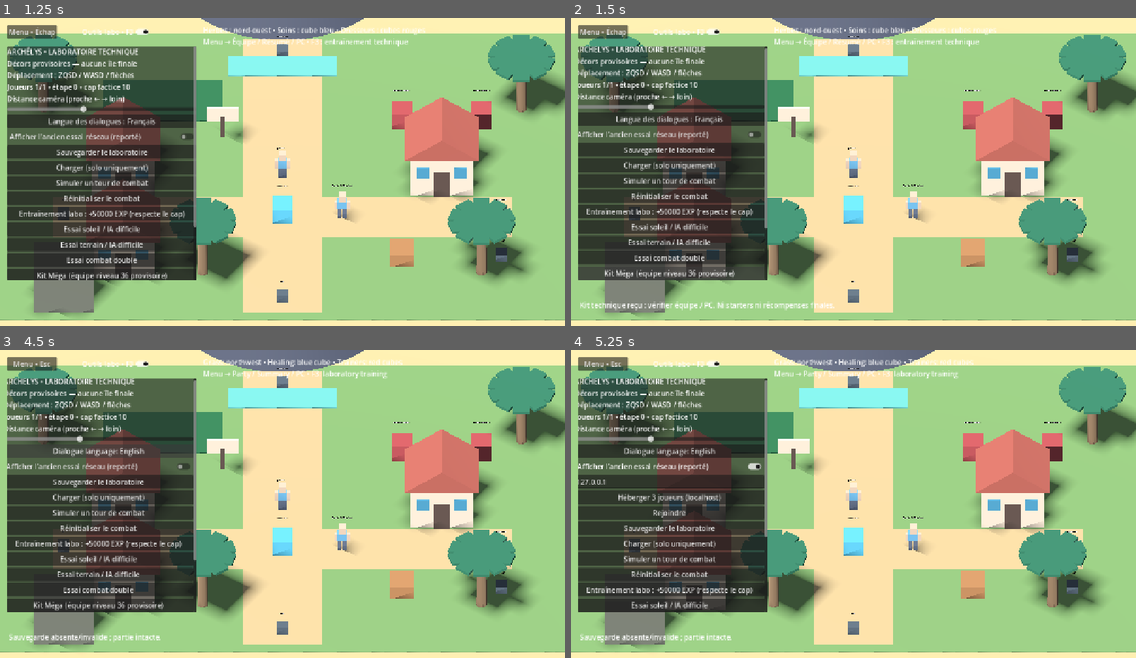
Above: before the commit, frames 1-4 (two rows, left to right).
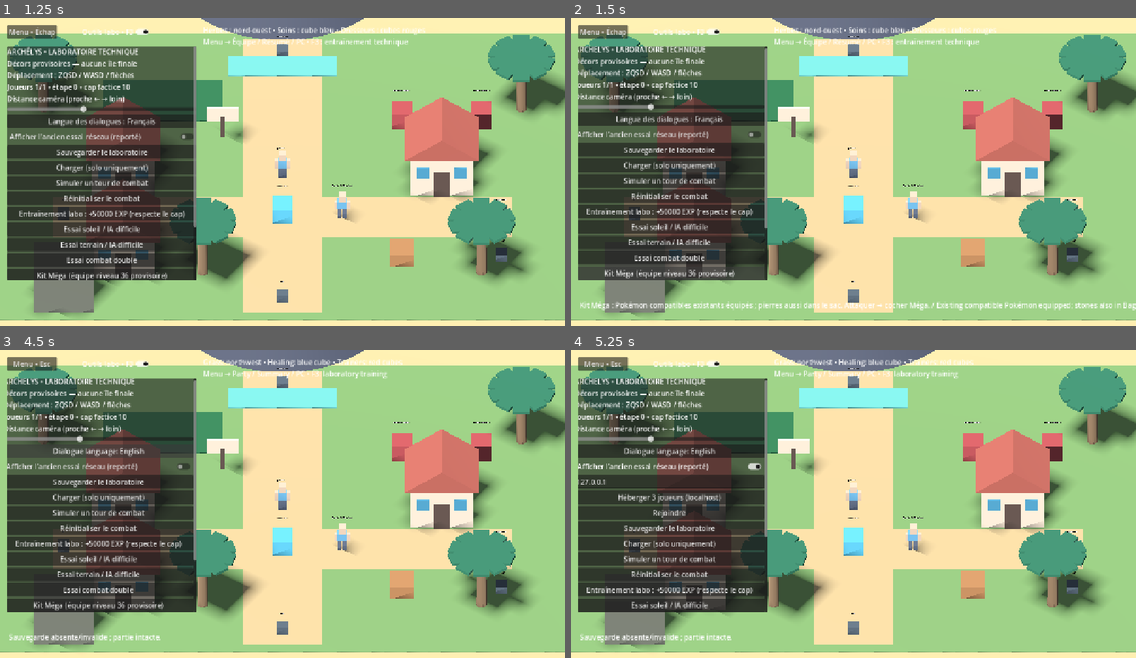
Above: after the commit, the same moments.

Repository: DyHyugal/pokemon-archelys
Game: Godot game, scene res://main.tscn
Two runs of this game, one before a commit and one after it. Both use one fixed random seed, a clock stepped at 60 frames per second and the inputs below.
Inputs:
- Up to frame 1 (1.25 s): click "Outils labo • F3" at 0.5 s
- Up to frame 2 (1.5 s): click "Kit Méga (équipe niveau 36 pr…" at 1.25 s
- Up to frame 3 (4.5 s): click "Kit Méga (équipe niveau 36 pr…" at 2 s; click "Charger (solo uniquement)" at 2.75 s; click "Charger (solo uniquement)" at 3.5 s; click "Langue des dialogues : França…" at 4.25 s
- Up to frame 4 (5.25 s): click "Afficher l’ancien essai résea…" at 5 s

Frame 1 is identical in both runs. In frame 2, 1.0% of the frame differs, in the area x 3-100%, y 91-95%; in frame 3, less than 0.1%; in frame 4, less than 0.1%.

Commit message:
fix: equip existing Pokemon in Mega kit and expose eligibility

Diff:
--- a/game/scripts/domain/solo_adventure.gd
+++ b/game/scripts/domain/solo_adventure.gd
@@ -220,3 +220,20 @@
 	var mon:=find(uid)
 	if mon.is_empty() or ability not in Catalog.species(mon.species).get("abilities",[]):return false
 	mon.ability=ability;return true
+
+func grant_mega_kit() -> bool:
+	# Explicit laboratory helper. Preserve existing individuals and held items.
+	if in_battle or exploration.nuzlocke=="on":return false
+	raise_cap(36)
+	for pair: Array in [["venusaur","venusaurite"],["charizard","charizardite-y"],["blastoise","blastoisinite"]]:
+		if not (team+boxes).any(func(mon: Dictionary):return mon.species==pair[0]):
+			if team.size()+boxes.size()<246:add(Mon.make(pair[0],36,next_uid))
+		for mon: Dictionary in team+boxes:
+			if mon.species!=pair[0]:continue
+			# Keep a compatible Mega stone, including Charizard X.
+			if Catalog.data().mega_forms.get(mon.item,{}).get("base")==mon.species:continue
+			var stone: String=pair[1]
+			bag[stone]=int(bag.get(stone,0))+1
+			equip(int(mon.uid),stone)
+	for stone: String in ["venusaurite","charizardite-x","charizardite-y","blastoisinite"]:bag[stone]=maxi(1,int(bag.get(stone,0)))
+	return true
--- a/game/scripts/ui/exploration_pages.gd
+++ b/game/scripts/ui/exploration_pages.gd
@@ -42,7 +42,7 @@
 		choice(t("Multiplicateur EXP","XP multiplier"),["1","2","3","4","5"],str(state.exp_multiplier),func(value: String):state.exp_multiplier=int(value))
 		choice(t("Chance shiny pour les futures rencontres (1 sur N)","Shiny odds for future encounters (1 in N)"),["4096","1024","256","64","1"],str(state.shiny_odds),func(value: String):state.shiny_odds=int(value))
 		menu.label(t("Nuzlocke : %s — un essai de capture par zone ; KO permanent, doublons familiaux ignorables. Les règles  …(232 unchanged characters)…
-		if state.nuzlocke=="off":menu.button(menu.body,t("Activer le défi sur cette partie de laboratoire","Enable challenge on this laboratory game"),func():state.enable_challenge();state.record_deaths(owner.team);menu.render())
+		if state.nuzlocke=="off":menu.label(t("Nuzlocke / Soul-link reportés : aucun test demandé pour le moment.","Nuzlocke / Soul-link deferred: no testing requested for now."))
 		elif state.nuzlocke=="on":
 			menu.button(menu.body,t("Désactiver définitivement le défi (aucune réactivation)","Permanently disable challenge (cannot re-enable)"),func():state.retire_challenge();menu.render())
 			menu.label(t("Quotas : %s\nMorts : %s","Claims: %s\nDead: %s") % [str(state.claims),str(state.dead)])
--- a/game/scripts/ui/pokemon_battle_panel.gd
+++ b/game/scripts/ui/pokemon_battle_panel.gd
@@ -69,7 +69,7 @@
 			button(t("Sac","Bag"),func():choice_page="bag";render())
 			button(t("Fuir","Run"),func():execute({"kind":"run"}),battle.trainer.is_empty())
 		"moves":
-			if battle.can_mega(0):button(t("Méga : ","Mega: ")+("✓" if mega_selected else "○"),func():mega_selected=not mega_selected;render())
+			render_mega_toggle()
 			if battle.charging[0]>=0:
 				button(t("Terminer l’attaque chargée","Complete charged move"),func():execute({"kind":"move","slot":battle.charging[0]}));return
 			if battle.available_moves(0).is_empty():button(t("Lutte (tous les PP épuisés)","Struggle (all PP depleted)"),func():execute({"kind":"move","slot":-1}))
@@ -117,7 +117,7 @@
 	if battle.replacement_needed():message.text=t("Remplacement obligatoire", "Replacement required");render_team(true);return
 	if battle.current(0).hp<=0:battle.next_actor()
 	message.text=t("Choisir pour %s (position %d). Les deux choix sont verrouillés avant le tour.","Choose for %s (position %d). Both choices are locked before the turn.") % [name_of(battle.current(0).species),battle.selected_player+1]
-	if battle.can_mega(0):button(t("Méga : ","Mega: ")+("✓" if mega_selected else "○"),func():mega_selected=not mega_selected;render())
+	render_mega_toggle()
 	var choices: Array=battle.available_moves(0)
 	if battle.charging[0]>=0:choices=[battle.charging[0]]
 	if choices.is_empty():choices=[-1]
@@ -130,3 +130,19 @@
 	for index: int in range(battle.adventure.team.size()):
 		var next_index: int=index
 		if battle.valid_switch(index):button(t("Changer : ","Switch: ")+name_of(battle.adventure.team[index].species),func():execute({"kind":"switch","index":next_index}))
+
+func render_mega_toggle() -> void:
+	var mon: Dictionary=battle.current(0)
+	var ready: bool=battle.can_mega(0)
+	var reason: String=""
+	if battle.mega_used[0]:reason=t("déjà utilisée dans ce combat","already used this battle")
+	elif not Catalog.data().mega_forms.values().any(func(form: Dictionary):return form.base==mon.species):reason=t("aucune Méga pour cette espèce","no Mega for this species")
+	elif not ready:reason=t("équiper une pierre compatible depuis le résumé, hors combat","equip a compatible stone from Summary outside battle")
+	if battle.get("double_mode")==true:
+		for command: Dictionary in battle.queued.values():
+			if command.get("mega",false):ready=false;reason=t("réservée par l'autre Pokémon","reserved by the other Pokémon")
+	if not ready:mega_selected=false
+	var toggle:=CheckButton.new();toggle.name="MegaToggle";toggle.custom_minimum_size.y=40
+	toggle.text=t("Méga-évolution","Mega Evolution")+(" — "+reason if reason!="" else "")
+	toggle.disabled=not ready;toggle.set_pressed_no_signal(mega_selected);actions.add_child(toggle)
+	toggle.toggled.connect(func(value: bool):mega_selected=value;render())
--- a/game/scripts/world/laboratory.gd
+++ b/game/scripts/world/laboratory.gd
@@ -557,9 +557,4 @@
 	if battle_panel.visible or pause_menu.visible or dialogue.active:return
 	var owner: RefCounted=Session.campaign.adventure
 	if owner.exploration.nuzlocke=="on":message.text="Kit technique désactivé pendant le défi";return
-	owner.raise_cap(36)
-	for pair: Array in [["venusaur","venusaurite"],["charizard","charizardite-y"],["blastoise","blastoisinite"]]:
-		if owner.team.size()+owner.boxes.size()>=246:break
-		var mon:=Mon.make(pair[0],36,owner.next_uid);mon.item=pair[1];owner.add(mon)
-	for id: String in ["venusaurite","charizardite-x","charizardite-y","blastoisinite"]:owner.bag[id]=maxi(1,int(owner.bag.get(id,0)))
-	message.text="Kit technique reçu : vérifier équipe / PC. Ni starters ni récompenses finales."
+	if owner.grant_mega_kit():message.text="Kit Méga : Pokémon compatibles existants équipés ; pierres aussi dans le sac. Attaquer → cocher Méga. / Existing compatible Pokémon equipped; stones also in Bag. Fight → tick Mega."
--- a/game/tests/exploration_scene.gd
+++ b/game/tests/exploration_scene.gd
@@ -46,9 +46,13 @@
 	world.pokemon_battle.finish("won");drain(world)
 	world._start_double_test();drain(world)
 	check(world.battle_panel.cards.text.contains("double") and world.battle_panel.actions.get_child_count()>=4,"Double UI shows four actors and target controls")
-	world.battle_panel.actions.get_child(0).pressed.emit();check(world.pokemon_battle.turn==0 and world.pokemon_battle.queued.size()==1,"First double button queues action")
-	world.battle_panel.actions.get_child(0).pressed.emit();check(world.pokemon_battle.turn==1,"Second double button resolves global turn")
+	click_double_move(world);check(world.pokemon_battle.turn==0 and world.pokemon_battle.queued.size()==1,"First double button queues action")
+	click_double_move(world);check(world.pokemon_battle.turn==1,"Second double button resolves global turn")
 	world.pokemon_battle.finish("won");drain(world)
 	Engine.time_scale=1.0
 	print("EXPLORATION SCENE: shop/center/doors, saved interior, fishing/Surf, field collisions/climb, map/Fly, graphical alternatives and actual double controls; %d failures" % failures)
 	quit(1 if failures else 0)
+
+func click_double_move(world: Node) -> void:
+	for control: Node in world.battle_panel.actions.get_children():
+		if control is Button and not control is CheckButton and control.text.contains("→"):control.pressed.emit();return
--- /dev/null
+++ b/game/tests/mega_ui.gd
@@ -0,0 +1,54 @@
+extends SceneTree
+const Mon=preload("res://scripts/domain/pokemon.gd")
+const Catalog=preload("res://scripts/domain/pokemon_catalog.gd")
+var failures: int=0
+func check(ok: bool,label: String) -> void:
+	if not ok:failures+=1;push_error(label)
+func drain(world: Node) -> void:
+	while world.battle_panel.event_index<world.pokemon_battle.events.size():world.battle_panel.advance()
+	if world.battle_panel.visible and not world.pokemon_battle.active:world.battle_panel.render()
+func _initialize() -> void:call_deferred("run")
+func run() -> void:
+	var world: Node=load("res://main.tscn").instantiate();world.preferences_path="user://tests_mega_ui_prefs.json";root.add_child(world)
+	await process_frame;await process_frame
+	var a: RefCounted=root.get_node("Session").campaign.adventure
+	# Owner reproduction: evolved original Charizard, not the kit-created duplicate.
+	var original:=Mon.make("charizard",37,1);original.hp=70;original.item="leftovers";original.moves[0].pp-=1
+	a.team[0]=original;var before: Dictionary=original.duplicate(true)
+	world._begin_pokemon_battle([Mon.make("wartortle",35,900000)]);drain(world)
+	world.battle_panel.choice_page="moves";world.battle_panel.render()
+	var toggle: CheckButton=world.battle_panel.actions.get_node("MegaToggle")
+	check(toggle.disabled and toggle.text.contains("pierre"),"Unequipped evolved Charizard shows visible disabled checkbox and reason")
+	world.pokemon_battle.finish("escaped");drain(world)
+	var old_leftovers: int=a.bag.leftovers;world._mega_kit()
+	check(a.team[0].uid==1 and a.team[0].species=="charizard" and a.team[0].level==37 and a.team[0].hp==70 and a.team[0].moves==before.moves and a.team[0].iv==before.iv,"Kit preserves original individual, level, HP, PP and IV")
+	check(a.team[0].item=="charizardite-y" and a.bag.leftovers==old_leftovers+1,"Kit equips original Charizard and returns previous item to Bag")
+	var count: int=a.team.size()+a.boxes.size();var leftovers: int=a.bag.leftovers
+	world._mega_kit();check(a.team.size()+a.boxes.size()==count and a.bag.leftovers==leftovers,"Repeated kit does not duplicate Pokémon or returned items")
+	world._begin_pokemon_battle([Mon.make("wartortle",35,900000)]);drain(world)
+	world.battle_panel.choice_page="moves";world.battle_panel.render();toggle=world.battle_panel.actions.get_node("MegaToggle")
+	check(not toggle.disabled and not toggle.button_pressed,"Compatible equipped Charizard exposes usable checkbox")
+	toggle.button_pressed=true
+	check(world.battle_panel.mega_selected,"Actual UI checkbox sets Mega selection")
+	for control: Node in world.battle_panel.actions.get_children():
+		if control is Button and not control is CheckButton and control.text.contains("PP"):control.pressed.emit();break
+	check(world.pokemon_battle.mega_used[0] and a.team[0].has("battle_form") and world.pokemon_battle.field.weather=="sun","Actual move button triggers Mega Y and its Drought")
+	drain(world);world.battle_panel.choice_page="moves";world.battle_panel.render();toggle=world.battle_panel.actions.get_node("MegaToggle")
+	check(toggle.disabled and toggle.text.contains("déjà"),"Spent Mega checkbox explains one-per-battle limit")
+	world.pokemon_battle.finish("escaped");drain(world)
+	check(not a.team[0].has("battle_form") and a.team[0].item=="charizardite-y","After battle original form and reusable held stone preserved")
+	a.bag["charizardite-x"]=1;a.equip(1,"charizardite-x");world._mega_kit()
+	check(a.team[0].item=="charizardite-x","Kit preserves compatible alternative Charizard X stone")
+	world._start_double_test();drain(world);toggle=world.battle_panel.actions.get_node("MegaToggle")
+	check(not toggle.disabled,"Doubles uses the same available Mega checkbox")
+	toggle.button_pressed=true
+	for control: Node in world.battle_panel.actions.get_children():
+		if control is Button and not control is CheckButton and control.text.contains("→"):control.pressed.emit();break
+	toggle=world.battle_panel.actions.get_node("MegaToggle")
+	check(toggle.disabled and toggle.text.contains("réservée"),"Second doubles actor cannot reserve a second Mega")
+	world.pokemon_battle.finish("won");drain(world)
+	world._open_menu("rules")
+	check(not world.pause_menu.body.get_children().any(func(node: Node):return node is Button and node.text.contains("Activer le défi")),"Deferred challenge offers no new activation control")
+	Engine.time_scale=1
+	print("MEGA UI: existing evolved individual, equipment/Bag preservation, visible checkbox/reasons, single and doubles activation; %d failures" % failures)
+	quit(1 if failures else 0)
--- a/game/tests/pokemon_scene.gd
+++ b/game/tests/pokemon_scene.gd
@@ -35,7 +35,8 @@
 	world.battle_panel.choice_page="moves";world.battle_panel.render()
 	check(world.battle_panel.actions.get_child_count()>=2,"Battle renders move controls")
 	var pp: int=world.pokemon_battle.current(0).moves[0].pp
-	world.battle_panel.actions.get_child(0).pressed.emit()
+	for control: Node in world.battle_panel.actions.get_children():
+		if control is Button and not control is CheckButton and control.text.contains("PP"):control.pressed.emit();break
 	check(world.pokemon_battle.turn==1 and world.pokemon_battle.current(0).moves[0].pp==pp-1,"Actual move button resolves command and PP")
 	world.battle_panel.execute({"kind":"run"})
 	while world.battle_panel.visible:key(KEY_E);key(KEY_E,false)
Not shown, added: game/tests/mega_ui.gd.uid
Not shown, changed: docs/FEATURE_STATUS.md
Not shown, changed: docs/development/LIRE_MOI_WINDOWS.txt
Not shown, changed: docs/spec/CAHIER_DES_CHARGES.md
Not shown, changed: docs/spec/DECISIONS.md
Not shown, changed: docs/spec/OPEN_QUESTIONS.md
Not shown, changed: tools/check_prototype.py
Not shown, changed: tools/package_windows.py
